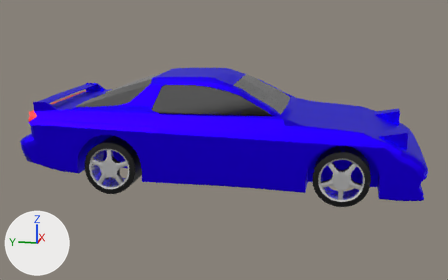
Renders of the FBX model RaceGameProject/Assets/Objects/auto.fbx from each side of a commit.
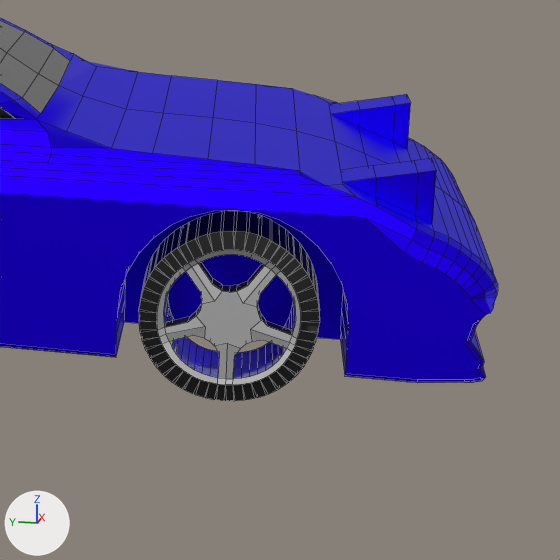
The first picture shows the older version from a camera (50 mm lens) standing at (-23.6, -4.63, 5.37) and looking at (-0.18, 0.05, -0.49). The close-ups show both versions on the part from 60% to 100% of the width and 28% to 92% of the height of that picture; other places that the commit changed are outside them. Lighting does not change. The marker at lower left points along +X, +Y and +Z. The close-ups show mesh edges as thin lines. Where no turn or scale is listed for an object, it has been applied to the vertices.

Objects in the first close-up: 'Cube', 'RV'.
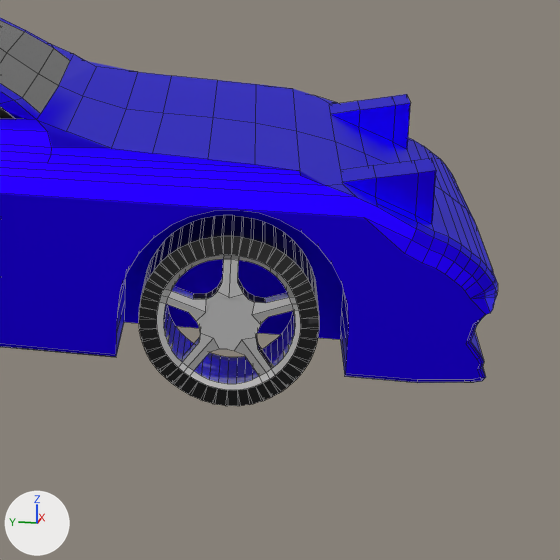
Where the newer file only moved an object's origin or applied its transform, the numbers keep the older frame.

What differs and where, as boxes (x1, y1, x2, y2) in the close-ups (560 x 560 px):
'RV', mesh turned, rescaled: before (139, 211, 320, 401); after (139, 215, 319, 406)

Diff of the bpy script that builds the scene:
```diff
--- a/RaceGameProject/Assets/Objects/auto.fbx.py
+++ b/RaceGameProject/Assets/Objects/auto.fbx.py
@@ me_cube_005 @@
 me_cube_005.from_pydata(...)  # 476 vertices, 428 faces; spans x -122.0..74.0, y -435.0..407.0, z -433.0..408.0
 # used by ob_rv; location = (-2.26, -4.61, -1.06); rotation_euler = (-3.142, 0.0, 0.0), in degrees (-180, 0, 0); scale = (0.00523, 0.00232, 0.00232)
+# me_cube_005 part 1: the whole mesh is turned -180 degrees about the z axis through the mesh origin and scaled by 0.01
 me_cube_005.materials.append(mat_wheel_003)
@@ ob_rv @@
 ob_rv.rotation_euler = (-3.142, 0.0, 0.0)  # degrees (-180, 0, 0)
-ob_rv.scale = (0.00523, 0.00232, 0.00232)
+ob_rv.scale = (-0.523, -0.232, -0.232)
```
